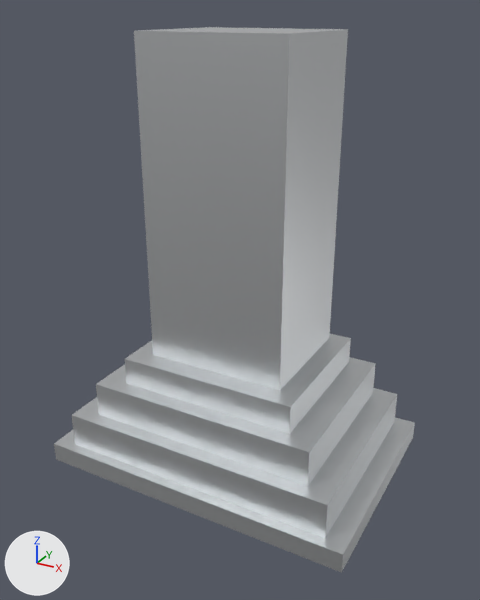
Two versions of the glTF model public/models/furniture/range-hood.gltf, one commit apart.
Both versions are drawn from a 50 mm lens placed at (0.0451, -0.0988, 0.1589), pointed at (0.0011, -0.0187, 0.1188). The lights are fixed; the arrows at lower left show +X, +Y and +Z. The picture after the commit comes second. Where no turn or scale is listed for an object, it has been applied to the vertices.

Script lines for the objects in view, before the commit:
```python
me_chimney = bpy.data.meshes.new('chimney')
me_chimney.from_pydata(...)  # a box spanning x -0.0109..0.0109, y -0.025..-0.0063, z 0.1094..0.1562
me_chimney.materials.append(mat_steel)  # light grey #dde0e2
me_collar = bpy.data.meshes.new('collar')
me_collar.from_pydata(...)  # a box spanning x -0.0141..0.0141, y -0.0281..-0.0047, z 0.105..0.1094
me_collar.materials.append(mat_steel)  # light grey #dde0e2
me_rim = bpy.data.meshes.new('rim')
me_rim.from_pydata(...)  # a box spanning x -0.025..0.025, y -0.0344..0.0, z 0.0906..0.0938
me_rim.materials.append(mat_steel)  # light grey #dde0e2
me_step2 = bpy.data.meshes.new('step2')
me_step2.from_pydata(...)  # a box spanning x -0.0219..0.0219, y -0.0328..-0.0016, z 0.0938..0.0994
me_step2.materials.append(mat_steel)  # light grey #dde0e2
me_step3 = bpy.data.meshes.new('step3')
me_step3.from_pydata(...)  # a box spanning x -0.0181..0.0181, y -0.0306..-0.0031, z 0.0994..0.105
me_step3.materials.append(mat_steel)  # light grey #dde0e2
ob_chimney = bpy.data.objects.new('chimney', me_chimney)
ob_chimney.location = (0.0, 0.0, 0.0)
ob_collar = bpy.data.objects.new('collar', me_collar)
ob_collar.location = (0.0, 0.0, 0.0)
ob_rim = bpy.data.objects.new('rim', me_rim)
ob_rim.location = (0.0, 0.0, 0.0)
ob_step2 = bpy.data.objects.new('step2', me_step2)
ob_step2.location = (0.0, 0.0, 0.0)
ob_step3 = bpy.data.objects.new('step3', me_step3)
ob_step3.location = (0.0, 0.0, 0.0)
```
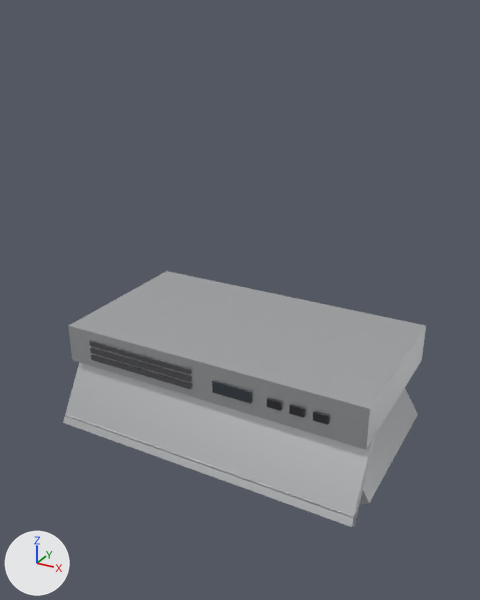
Where the change shows, as pixel boxes [x1, y1, x2, y2] in the pictures (480 x 600 px):
'chimney', deleted
    before: [134, 27, 348, 391]
'band', added
    after: [68, 271, 426, 449]
'flare_front', added
    after: [63, 362, 377, 527]
'step2', deleted
    before: [72, 388, 397, 538]
'step3', deleted
    before: [96, 357, 376, 486]
'rim', deleted
    before: [54, 417, 415, 573]
'collar', deleted
    before: [125, 334, 351, 434]
'flare_r', added
    after: [360, 388, 418, 504]
'lip_f', added
    after: [65, 414, 358, 524]
'vent_3', added
    after: [89, 340, 191, 375]
'vent_2', added
    after: [90, 348, 191, 382]
'vent_1', added
    after: [91, 355, 192, 390]
'display', added
    after: [212, 380, 252, 404]
'btn_3', added
    after: [313, 411, 329, 425]
'btn_2', added
    after: [289, 405, 305, 418]
'btn_1', added
    after: [267, 398, 282, 411]

Diff of the bpy script that builds the scene:
```diff
--- a/public/models/furniture/range-hood.gltf.py
+++ b/public/models/furniture/range-hood.gltf.py
@@ me_flare_r @@
+me_flare_r.from_pydata([(0.0243, -0.0012, 0.0956), (0.0175, -0.0012, 0.1068), (0.0188, -0.0012, 0.1076), (0.0256, -0.0012, 0.0963), (0.0243, -0.0262, 0.0956), (0.0256, -0.0262, 0.0963), (0.0188, -0.0262, 0.1076), (0.0175, -0.0262, 0.1068)], [], [(0, 1, 2), (0, 2, 3), (4, 5, 6), (4, 6, 7), (0, 4, 7), (0, 7, 1), (3, 2, 6), (3, 6, 5), (1, 7, 6), (1, 6, 2), (0, 3, 5), (0, 5, 4)])
+me_flare_r.materials.append(mat_steel)  # light grey #dde0e2
@@ me_flare_front @@
+me_flare_front.from_pydata([(-0.025, -0.0305, 0.0956), (-0.025, -0.0238, 0.1068), (0.025, -0.0238, 0.1068), (0.025, -0.0305, 0.0956), (-0.025, -0.0318, 0.0963), (0.025, -0.0318, 0.0963), (0.025, -0.0251, 0.1076), (-0.025, -0.0251, 0.1076)], [], [(0, 1, 2), (0, 2, 3), (4, 5, 6), (4, 6, 7), (0, 4, 7), (0, 7, 1), (3, 2, 6), (3, 6, 5), (1, 7, 6), (1, 6, 2), (0, 3, 5), (0, 5, 4)])
+me_flare_front.materials.append(mat_steel)  # light grey #dde0e2
@@ ob_rim @@
-ob_rim = bpy.data.objects.new('rim', me_rim)
@@ ob_step2 @@
-ob_step2 = bpy.data.objects.new('step2', me_step2)
@@ ob_step3 @@
-ob_step3 = bpy.data.objects.new('step3', me_step3)
@@ ob_collar @@
-ob_collar = bpy.data.objects.new('collar', me_collar)
@@ ob_chimney @@
-ob_chimney = bpy.data.objects.new('chimney', me_chimney)
@@ ob_btn_3 @@
+ob_btn_3 = bpy.data.objects.new('btn_3', me_btn_3)  # a box spanning x 0.0175..0.01963, y -0.0285..-0.02812, z 0.10856..0.10981; in mat_near_black (dark grey #323238)
+ob_btn_3.location = (0.0, 0.0, 0.0)
@@ ob_btn_2 @@
+ob_btn_2 = bpy.data.objects.new('btn_2', me_btn_2)  # a box spanning x 0.01406..0.01619, y -0.0285..-0.02812, z 0.10856..0.10981; in mat_near_black (dark grey #323238)
+ob_btn_2.location = (0.0, 0.0, 0.0)
@@ ob_btn_1 @@
+ob_btn_1 = bpy.data.objects.new('btn_1', me_btn_1)  # a box spanning x 0.01062..0.01275, y -0.0285..-0.02812, z 0.10856..0.10981; in mat_near_black (dark grey #323238)
+ob_btn_1.location = (0.0, 0.0, 0.0)
@@ ob_display @@
+ob_display = bpy.data.objects.new('display', me_display)  # a box spanning x 0.00188..0.00812, y -0.02844..-0.02812, z 0.10825..0.11012; in mat_screen_dark (dark grey #3b4249)
+ob_display.location = (0.0, 0.0, 0.0)
@@ ob_vent_3 @@
+ob_vent_3 = bpy.data.objects.new('vent_3', me_vent_3)  # a box spanning x -0.0206..-0.0019, y -0.0284..-0.0281, z 0.1101..0.1109; in mat_iron_black (dark grey #5d5d62)
+ob_vent_3.location = (0.0, 0.0, 0.0)
@@ ob_vent_2 @@
+ob_vent_2 = bpy.data.objects.new('vent_2', me_vent_2)  # a box spanning x -0.0206..-0.0019, y -0.0284..-0.0281, z 0.1089..0.1097; in mat_iron_black (dark grey #5d5d62)
+ob_vent_2.location = (0.0, 0.0, 0.0)
@@ ob_vent_1 @@
+ob_vent_1 = bpy.data.objects.new('vent_1', me_vent_1)  # a box spanning x -0.0206..-0.0019, y -0.0284..-0.0281, z 0.1076..0.1084; in mat_iron_black (dark grey #5d5d62)
+ob_vent_1.location = (0.0, 0.0, 0.0)
@@ ob_band @@
+ob_band = bpy.data.objects.new('band', me_band)  # a box spanning x -0.025..0.025, y -0.0281..-0.0006, z 0.1062..0.1125; in mat_steel (light grey #dde0e2)
+ob_band.location = (0.0, 0.0, 0.0)
@@ ob_lip_f @@
+ob_lip_f = bpy.data.objects.new('lip_f', me_lip_f)  # a box spanning x -0.025..0.025, y -0.0312..-0.0294, z 0.0962..0.0976; in mat_steel (light grey #dde0e2)
+ob_lip_f.location = (0.0, 0.0, 0.0)
@@ ob_flare_r @@
+ob_flare_r = bpy.data.objects.new('flare_r', me_flare_r)
+ob_flare_r.location = (0.0, 0.0, 0.0)
@@ ob_flare_front @@
+ob_flare_front = bpy.data.objects.new('flare_front', me_flare_front)
+ob_flare_front.location = (0.0, 0.0, 0.0)
```
